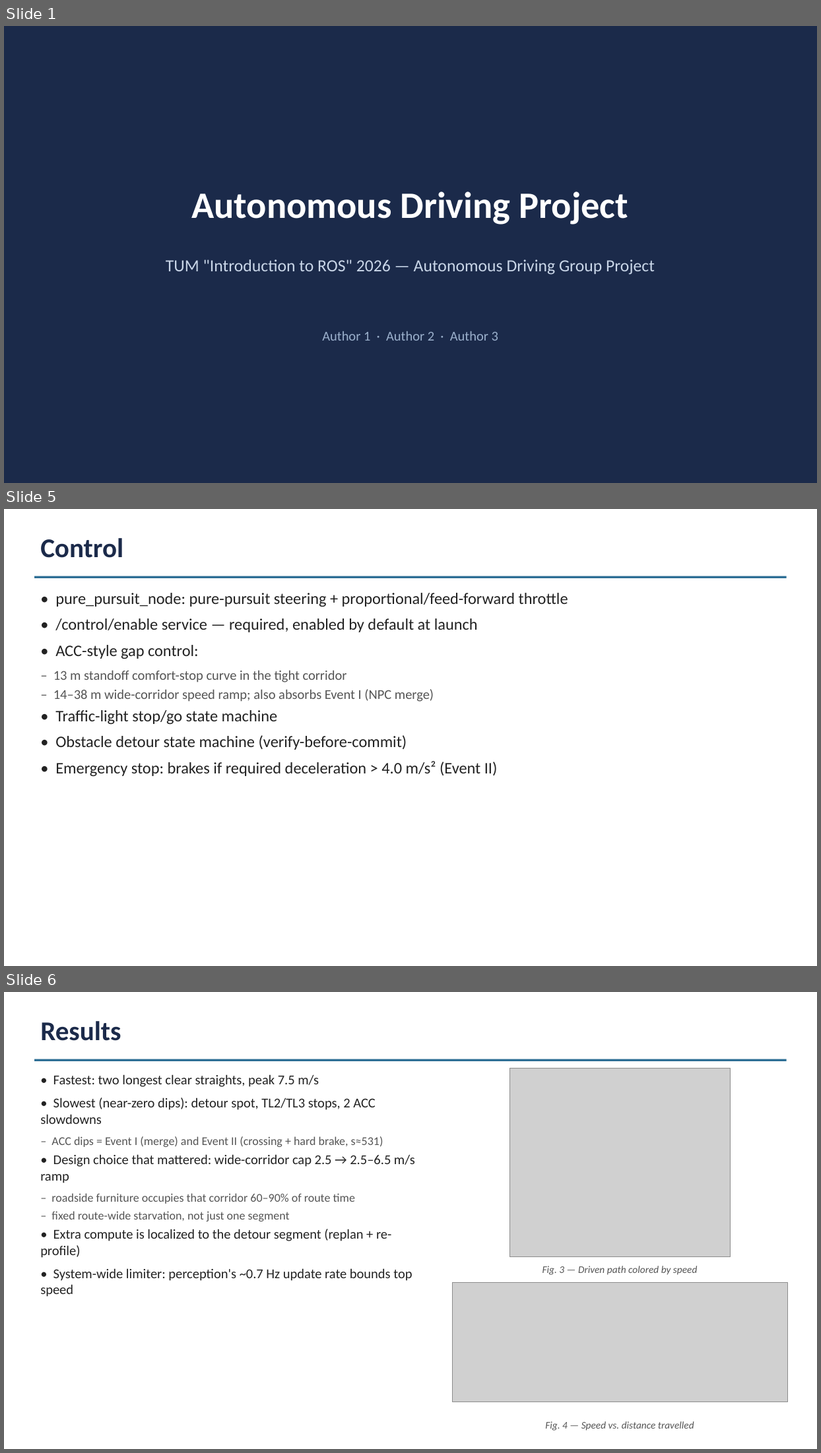
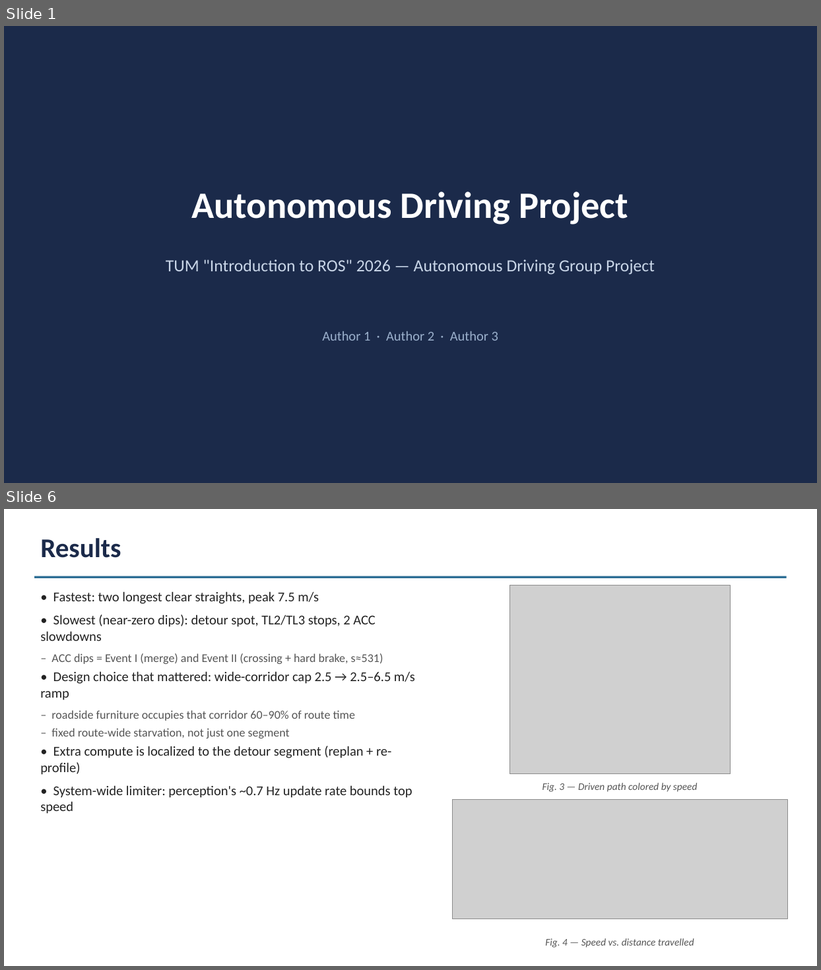
Before and after one commit to ly836669642-lgtm/project, a slide deck: docs/Report.pptx. Shown one above the other, each under a label of ours: slides 1, 5 and 6 before the commit, slides 1 and 6 after it; the slides between them are not shown. The pictures are 821x1453 and 821x970 pixels, drawn with LibreOffice and Linux fonts; fonts in the diff are those of the drawing; grey boxes stand for pictures. Boxes give left, top, right and bottom in pixels: in the first picture for what was removed or moved away, otherwise in the second. Text is boxed around its words. In the diff, an @@ line names an element or a change of style, - is before the commit and + after.

```diff
--- a/docs/Report.pptx
+++ b/docs/Report.pptx
@@ slide 5 removed at <box>4,509,817,966</box>, background #FFFFFF @@
@@ text removed at <box>40,538,123,558</box> @@
-Control
@@ rectangle removed at <box>34,576,787,578</box> @@
@@ text removed at <box>54,593,568,776</box> @@
-• pure_pursuit_node: pure-pursuit steering + proportional/feed-forward throttle
-• /control/enable service — required, enabled by default at launch
-• ACC-style gap control:
-‒ 13 m standoff comfort-stop curve in the tight corridor
-‒ 14–38 m wide-corridor speed ramp; also absorbs Event I (NPC merge)
-• Traffic-light stop/go state machine
-• Obstacle detour state machine (verify-before-commit)
-• Emergency stop: brakes if required deceleration > 4.0 m/s² (Event II)
```
Also in this commit, not shown: 2 slides changed, 2 slides added, 1 other slide removed, 1 other file.
